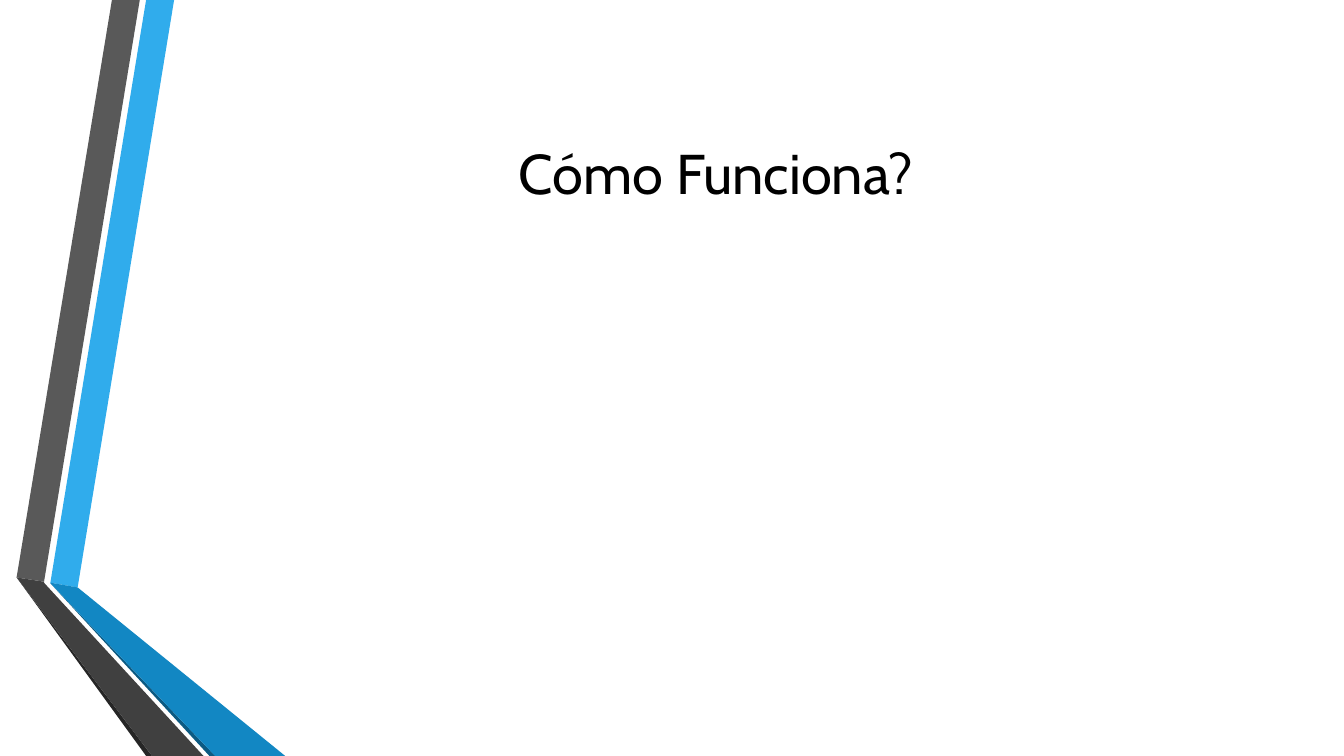
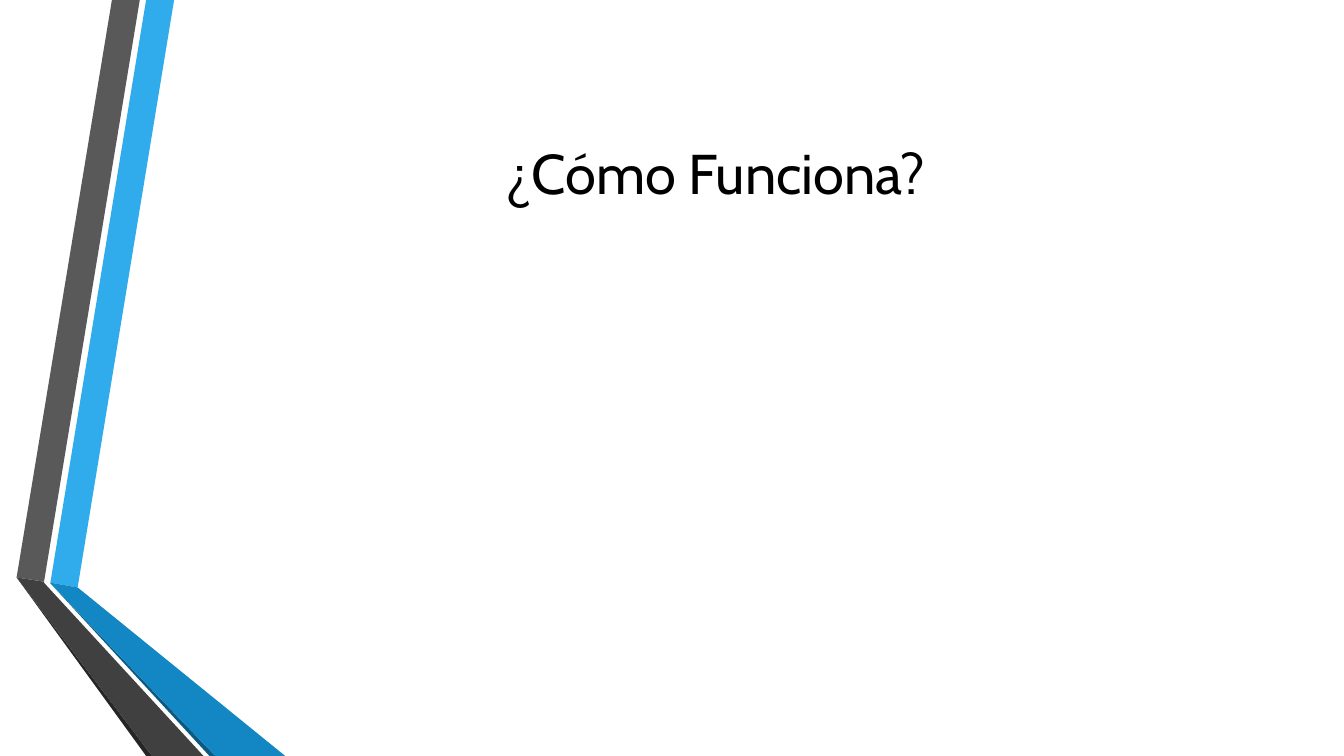
Before and after one commit to campus-digital/tutorialgit, a slide deck: slide 11 of documentos/Presentación3.pptx (slide 8 before the commit). Drawn at 1344x756 pixels with LibreOffice and Linux fonts; fonts in the diff are those of the drawing; background and template pictures are left out. Boxes give left, top, right and bottom in pixels: in the first picture for what was removed or moved away, otherwise in the second. Text is boxed around its words. In the diff, an @@ line names an element or a change of style, - is before the commit and + after.

```diff
--- a/documentos/Presentación3.pptx
+++ b/documentos/Presentación3.pptx
@@ title at [506,152,926,207]: text changed @@
-Cómo Funciona?
+¿Cómo Funciona?
```
Also in this commit, not shown: 7 other slides changed, 5 slides added.
